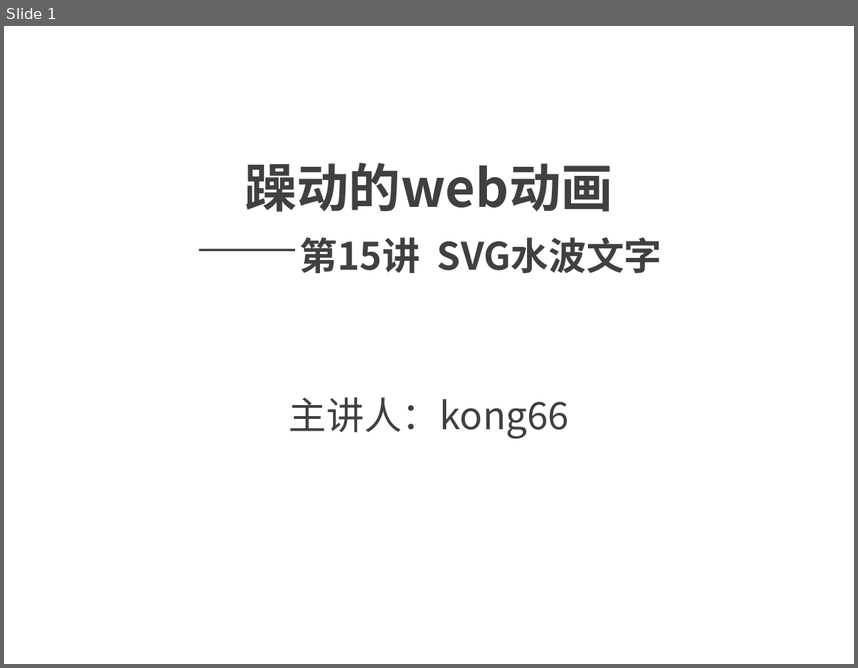
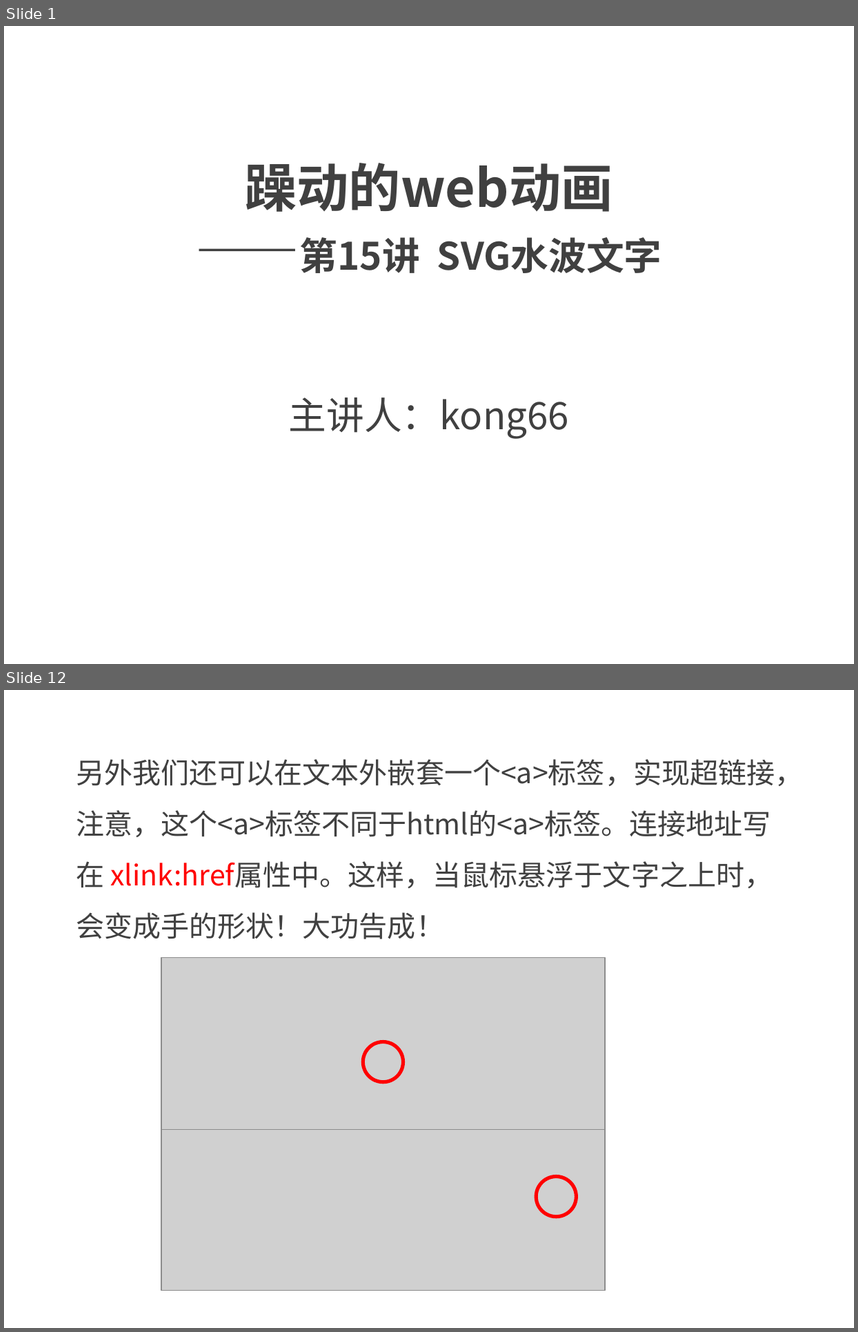
Before and after one commit to kong66/webAni, a slide deck: 15-svg-filter-text-wave/15.pptx. Shown one above the other, each under a label of ours: slide 1 before the commit, slides 1 and 12 after it; the slides between them are not shown. The pictures are 858x668 and 858x1332 pixels, drawn with LibreOffice and Linux fonts; fonts in the diff are those of the drawing; grey boxes stand for pictures. Boxes give left, top, right and bottom in pixels: in the first picture for what was removed or moved away, otherwise in the second. Text is boxed around its words. In the diff, an @@ line names an element or a change of style, - is before the commit and + after.

```diff
--- a/15-svg-filter-text-wave/15.pptx
+++ b/15-svg-filter-text-wave/15.pptx
@@ slide 12 added at [4, 690, 854, 1328], background #FFFFFF @@
@@ text added at [76, 759, 803, 939], 24 pt, text #404040 @@
+另外我们还可以在文本外嵌套一个<a>标签，实现超链接，注意，这个<a>标签不同于html的<a>标签。连接地址写在 xlink:href属性中。这样，当鼠标悬浮于文字之上时，会变成手的形状！大功告成！
@@ picture added at [161, 958, 605, 1130] @@
@@ ellipse added at [363, 1042, 403, 1082], outline #FF0000 3 pt @@
@@ picture added at [161, 1120, 605, 1290] @@
@@ ellipse added at [536, 1176, 576, 1216], outline #FF0000 3 pt @@
```
Also in this commit, not shown: 3 slides changed, 8 other slides added, 8 slides removed, 2 other files.
